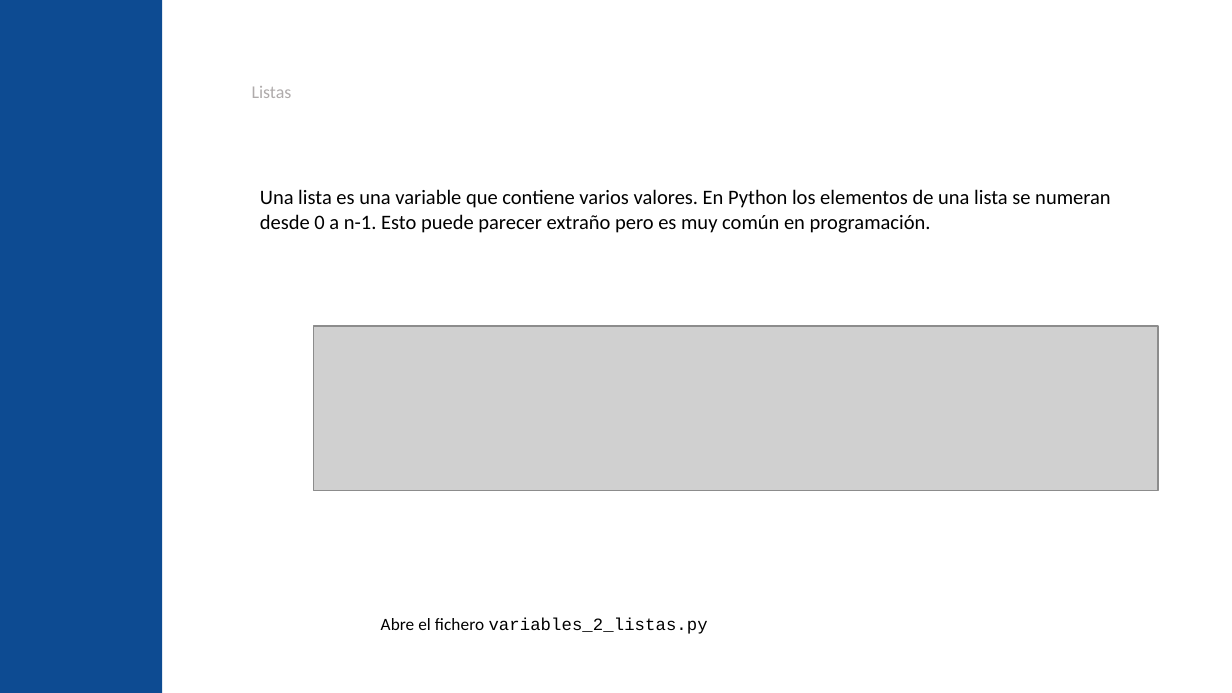
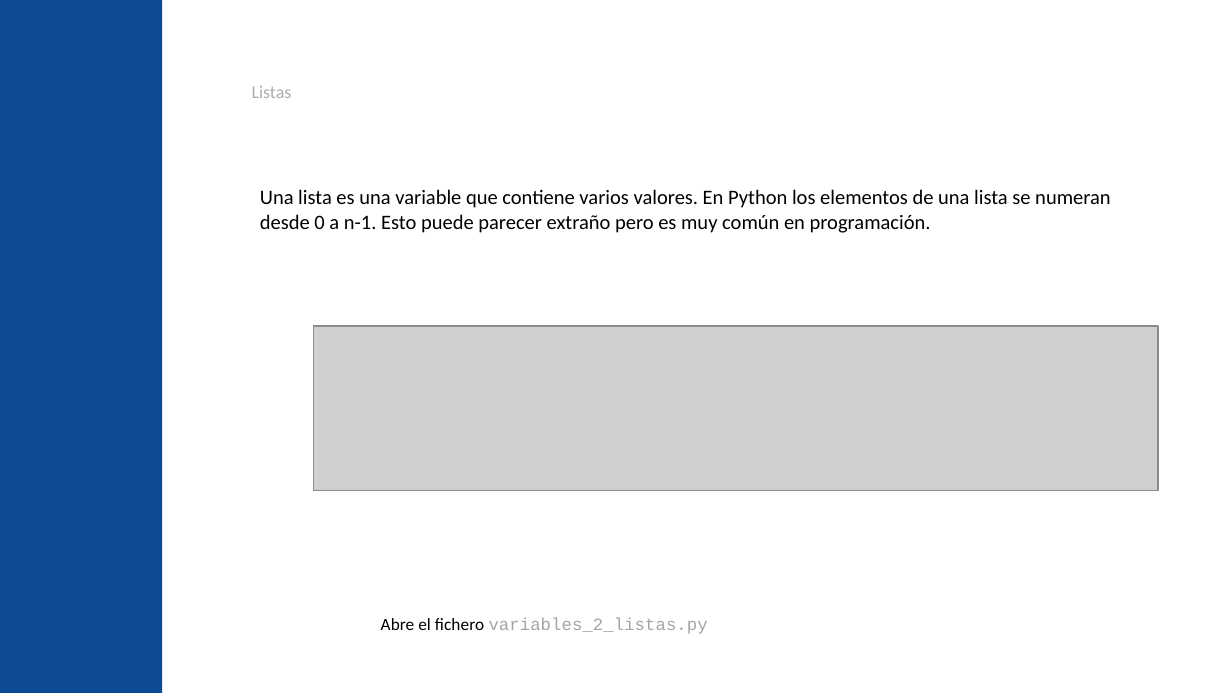
Before and after one commit to jgalgarra/introprogpython, a slide deck: slide 20 of slides/python_elemental_slides.pptx (slide 29 before the commit). Drawn at 1232x693 pixels with LibreOffice and Linux fonts; fonts in the diff are those of the drawing; grey boxes stand for pictures; background and template pictures are left out. Boxes give left, top, right and bottom in pixels: in the first picture for what was removed or moved away, otherwise in the second. Text is boxed around its words. In the diff, an @@ line names an element or a change of style, - is before the commit and + after.

```diff
--- a/slides/python_elemental_slides.pptx
+++ b/slides/python_elemental_slides.pptx
@@ text "Abre el fichero variables_2_listas.py" at (381,618,708,634): text colour #000000 to #A5A5A5 in "variables_2_listas.py" @@
```
Also in this commit, not shown: 17 other slides changed, 4 slides added, 12 slides removed, 1 other file.
